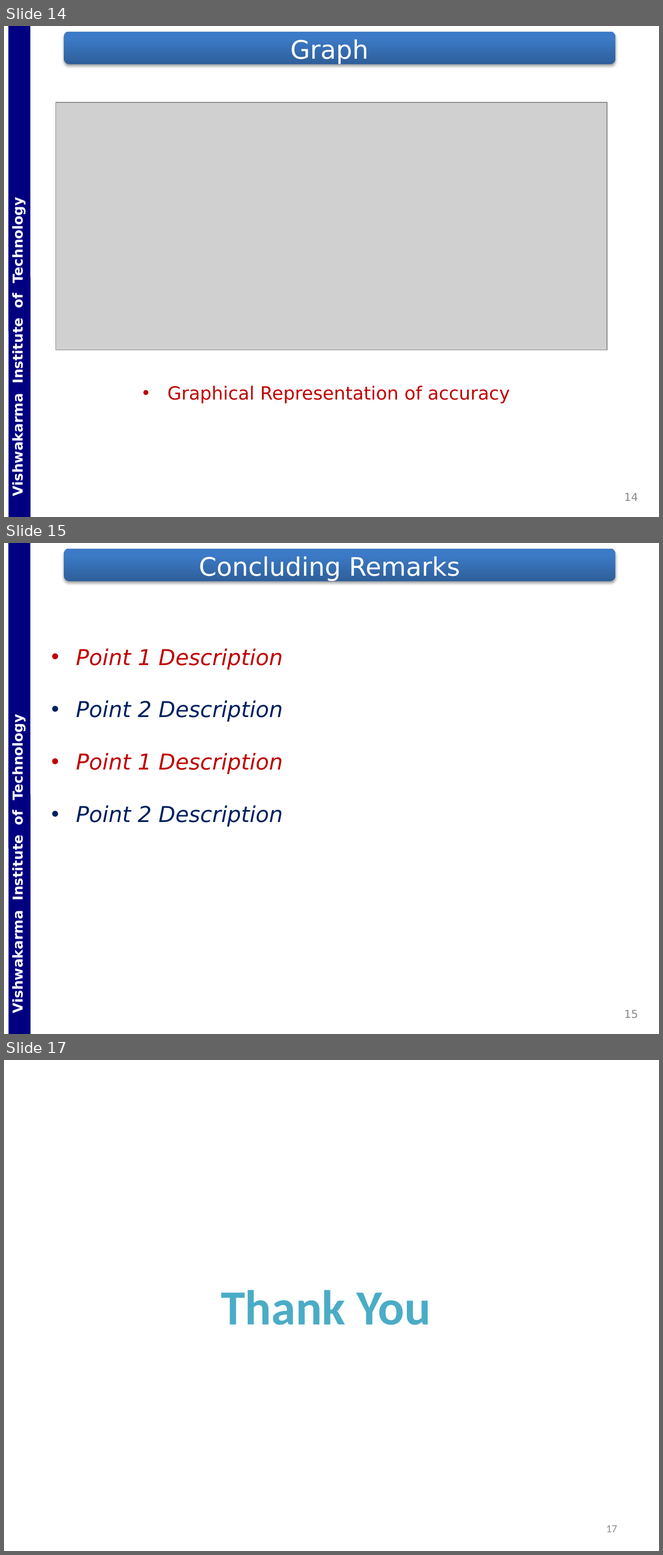
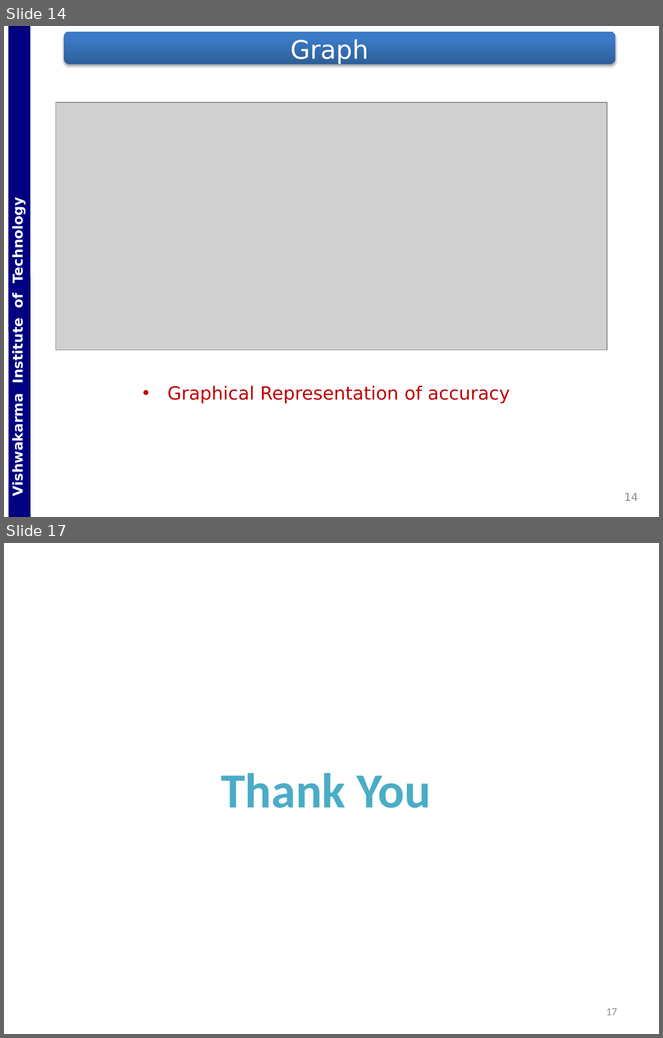
Before and after one commit to Gladiator07/Harvestify, a slide deck: Docs/ICA_G5_ML_Crop_Consultant.pptx. Shown one above the other, each under a label of ours: slides 14, 15 and 17 before the commit, slides 14 and 17 after it; the slides between them are not shown. The pictures are 663x1555 and 663x1038 pixels, drawn with LibreOffice and Linux fonts; fonts in the diff are those of the drawing; grey boxes stand for pictures; background and template pictures are left out. Boxes give left, top, right and bottom in pixels: in the first picture for what was removed or moved away, otherwise in the second. Text is boxed around its words. In the diff, an @@ line names an element or a change of style, - is before the commit and + after.

```diff
--- a/Docs/ICA_G5_ML_Crop_Consultant.pptx
+++ b/Docs/ICA_G5_ML_Crop_Consultant.pptx
@@ slide 15 removed at (x1=4, y1=543, x2=659, y2=1034), background #FFFFFF; not listed: 2 template elements that a slide beside it also shows @@
@@ title removed at (x1=199, y1=556, x2=461, y2=581) @@
-Concluding Remarks
@@ text removed at (x1=76, y1=649, x2=283, y2=827) @@
-• Point 1 Description
-• Point 2 Description
-• Point 1 Description
-• Point 2 Description
@@ page number removed at (x1=624, y1=1010, x2=638, y2=1018) @@
-15
```
Also in this commit, not shown: 8 slides changed, 1 slide added.
